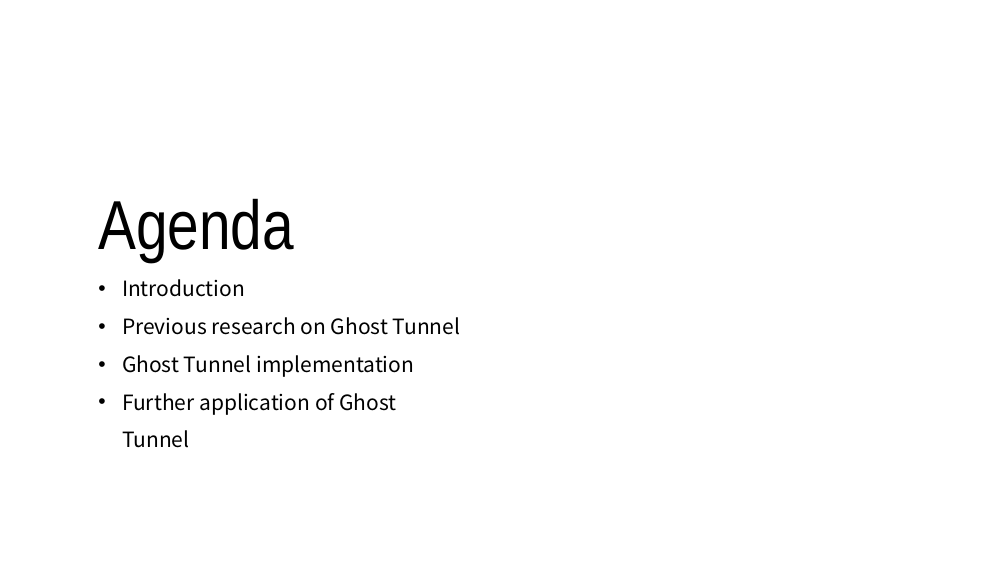
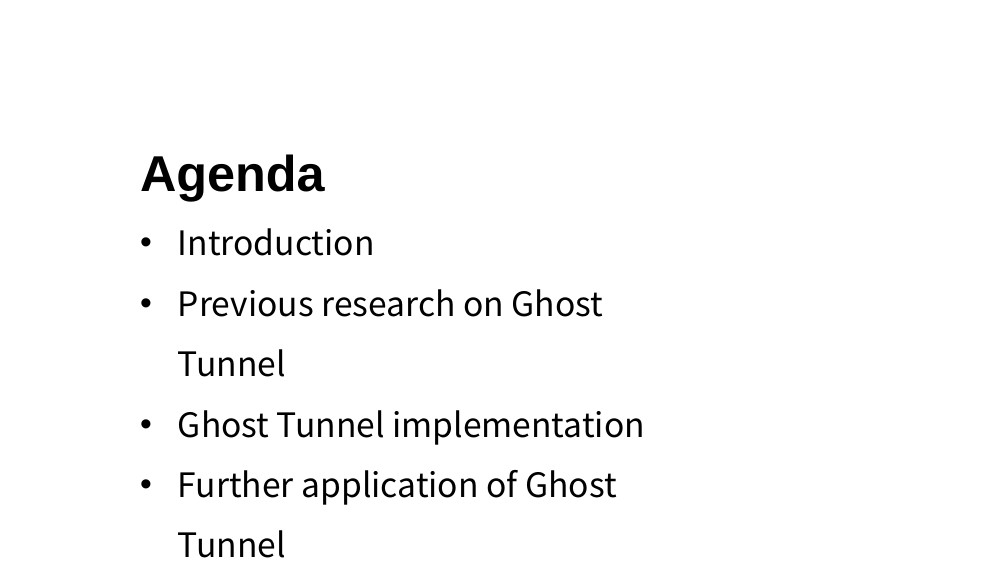
Before and after one commit to JcQSteven/GhostTunnel, a slide deck: slide 2 of Ghost Tunnel.pptx. Drawn at 1008x567 pixels with LibreOffice and Linux fonts; fonts in the diff are those of the drawing. Boxes give left, top, right and bottom in pixels: in the first picture for what was removed or moved away, otherwise in the second. Text is boxed around its words. In the diff, an @@ line names an element or a change of style, - is before the commit and + after.

```diff
--- a/Ghost Tunnel.pptx
+++ b/Ghost Tunnel.pptx
@@ text "Agenda": place and size @@
-text "Agenda" at (98,198,461,415)
+text "Agenda" at (140,154,645,558)
@@ text "Agenda" at (140,154,645,558): size 66 to 48 pt, font Arial Narrow to Arial, bold on in "Agenda"; size 20 to 32 pt; line spacing 1 to 1.5; indent changed @@
```
Also in this commit, not shown: 17 other slides changed, 3 slides added, 4 slides removed.
